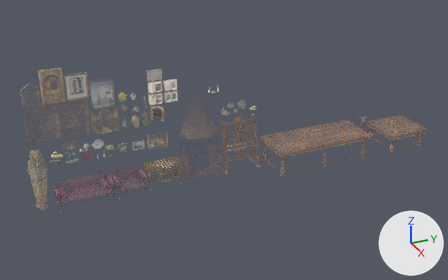
An edit to the FBX model Unity/Candle_Light/Assets/Models/AssestsPreencher.fbx, drawn before and after from the same camera.
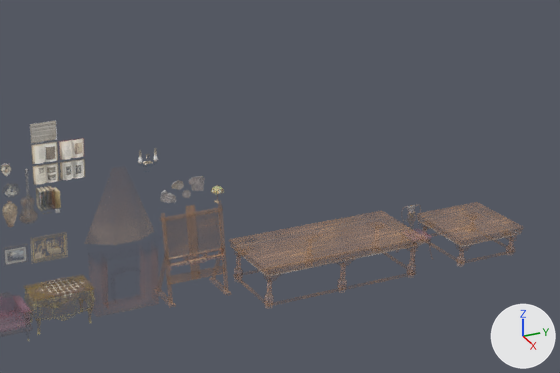
There are two pictures of each version: one whole from a 50 mm camera at (21.5, -7.14, 12.2) aimed at (0.41, 2.35, 1.66), one close up on the part from 29% to 100% of the width and 0% to 76% of the height. Every picture has the same lights, and +X, +Y and +Z are marked at lower right. The last two pictures show the newer version. Where no turn or scale is listed for an object, it has been applied to the vertices.

Before the edit, the objects in view are built like this:
```python
me_lampadaparede_001 = bpy.data.meshes.new('LampadaParede.001')
me_lampadaparede_001.from_pydata(...)  # 300 vertices, 272 faces; spans x 0.0..0.225, y -0.248..0.248, z -0.038..0.579
me_lampadaparede_001.materials.append(mat_materiaispreencher)
me_livroaberto4_001 = bpy.data.meshes.new('LivroAberto4.001')
me_livroaberto4_001.from_pydata(...)  # 54 vertices, 52 faces; spans x -0.005..0.076, y -0.299..0.299, z -0.222..0.222
me_livroaberto4_001.materials.append(mat_materiaispreencher)
me_mesadecentro = bpy.data.meshes.new('MesaDeCentro')
me_mesadecentro.from_pydata(...)  # 375 vertices, 286 faces; spans x -0.94..0.96, y -1.01..1.01, z 0.0..0.82
me_mesadecentro.materials.append(mat_materiaispreencher)
ob_lampadaparede = bpy.data.objects.new('LampadaParede', me_lampadaparede_001)
ob_lampadaparede.location = (-0.71, 2.35, 3.13)
ob_livroaberto4 = bpy.data.objects.new('LivroAberto4', me_livroaberto4_001)
ob_livroaberto4.location = (-0.54, 0.46, 3.52)
ob_mesadecentrobib = bpy.data.objects.new('MesaDeCentroBib', me_mesadecentro)
ob_mesadecentrobib.location = (0.51, 11.1, 0.0)
# also in view: 'LivroAberto2' at (-0.51, -0.17, 4.02); 'LivroAberto3' at (-0.51, 0.46, 4.02); 'PapelSolto1' at (-0.54, -0.18, 4.5); 'LivroAberto1' at (-0.51, -0.17, 3.52)
```
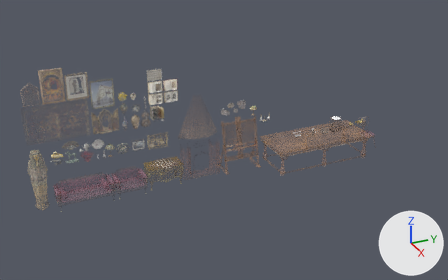
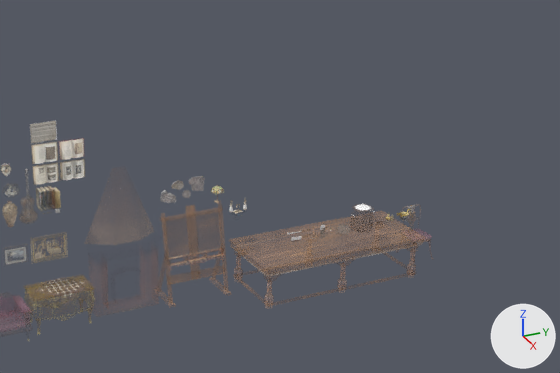
Not visible in the close-ups: 'Panela'.

Scene script edits in JSON lines:
```json
{"op": "add", "block": "me_molheira_001", "code": ["me_molheira_001 = bpy.data.meshes.new('Molheira.001')", "me_molheira_001.from_pydata(...)  # 192 vertices, 198 faces; spans x -0.106..0.106, y -0.217..0.224, z -0.004..0.26", "me_molheira_001.materials.append(mat_materiaispreencher)"]}
{"op": "add", "block": "me_ralador_001", "code": ["me_ralador_001 = bpy.data.meshes.new('Ralador.001')", "me_ralador_001.from_pydata(...)  # 56 vertices, 28 faces; spans x -0.033..0.024, y -0.069..0.069, z -0.131..0.217", "me_ralador_001.materials.append(mat_materiaispreencher)"]}
{"op": "add", "block": "me_tampapanela_001", "code": ["me_tampapanela_001 = bpy.data.meshes.new('TampaPanela.001')", "me_tampapanela_001.from_pydata(...)  # 70 vertices, 72 faces; spans x -0.279..0.279, y -0.279..0.279, z -0.022..0.102", "me_tampapanela_001.materials.append(mat_materiaispreencher)"]}
{"op": "add", "block": "me_panela_001", "code": ["me_panela_001 = bpy.data.meshes.new('Panela.001')", "me_panela_001.from_pydata(...)  # 106 vertices, 108 faces; spans x -0.279..0.279, y -0.307..0.307, z 0.0..0.427", "me_panela_001.materials.append(mat_materiaispreencher)"]}
{"op": "add", "block": "me_cutelo_001", "code": ["me_cutelo_001 = bpy.data.meshes.new('Cutelo.001')", "me_cutelo_001.from_pydata(...)  # 54 vertices, 51 faces; spans x -0.026..0.026, y -0.235..0.305, z -0.094..0.067", "me_cutelo_001.materials.append(mat_materiaispreencher)"]}
{"op": "set", "path": "ob_lampadaparede.location", "old": "(-0.71, 2.35, 3.13)", "new": "(-0.71, 4.77, 1.48)"}
{"op": "remove", "block": "ob_mesadecentrobib", "code": ["ob_mesadecentrobib = bpy.data.objects.new('MesaDeCentroBib', me_mesadecentro)", "ob_mesadecentrobib.location = (0.51, 11.1, 0.0)"]}
{"op": "add", "block": "ob_molheira", "code": ["ob_molheira = bpy.data.objects.new('Molheira', me_molheira_001)", "ob_molheira.location = (1.0, 8.59, 1.48)"]}
{"op": "add", "block": "ob_ralador", "code": ["ob_ralador = bpy.data.objects.new('Ralador', me_ralador_001)", "ob_ralador.location = (1.13, 6.16, 1.59)"]}
{"op": "add", "block": "ob_tampapanela", "code": ["ob_tampapanela = bpy.data.objects.new('TampaPanela', me_tampapanela_001)", "ob_tampapanela.location = (1.03, 7.33, 2.01)"]}
{"op": "add", "block": "ob_panela", "code": ["ob_panela = bpy.data.objects.new('Panela', me_panela_001)", "ob_panela.location = (1.03, 7.33, 1.45)"]}
{"op": "add", "block": "ob_cutelo", "code": ["ob_cutelo = bpy.data.objects.new('Cutelo', me_cutelo_001)", "ob_cutelo.location = (1.12, 5.52, 1.57)"]}
```

Where the change shows, as pixel boxes [x1, y1, x2, y2] in the close-ups (560 x 373 px):
```json
{"object": "LampadaParede", "change": "moved", "before": [138, 151, 158, 165], "after": [229, 201, 247, 214]}
{"object": "TampaPanela", "change": "added", "after": [355, 204, 371, 211]}
{"object": "MesaDeCentroBib", "change": "deleted", "before": [420, 212, 516, 266]}
{"object": "Cutelo", "change": "added", "after": [291, 236, 301, 241]}
{"object": "Molheira", "change": "added", "after": [400, 209, 411, 216]}
{"object": "Ralador", "change": "added", "after": [320, 224, 325, 230]}
```
